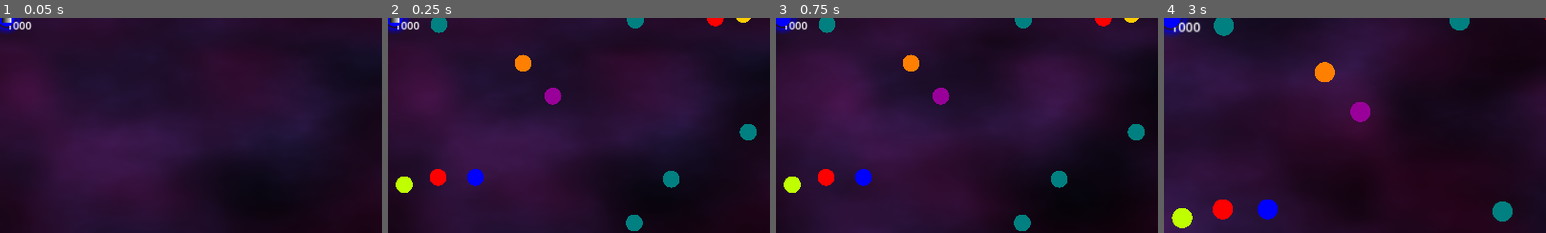
Above: before the commit, frames 1-4 (left to right).
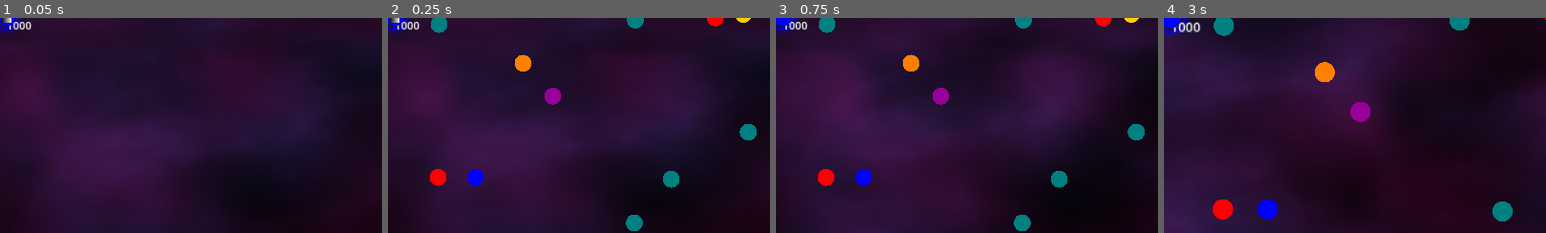
Above: after the commit, the same moments.

Repository: everett-ripley/Colour-Cascade-Game
Game: Godot game, scene res://Scenes/game_scene.tscn
The game is run twice, just before and just after one commit, with the same random seed, the same clock (stepped at 60 frames per second) and the same inputs. The project has no main scene, so this scene is started directly.
Inputs (mouse positions are % of the whole screen's width and height, from its top left):
- Up to frame 1 (0.05 s): no input
- Up to frame 2 (0.25 s): no input
- Up to frame 3 (0.75 s): tap Enter at 0.5 s; move the mouse to (72, 45) at 0.52 s; click (72, 45) at 0.6 s
- Up to frame 4 (3 s): tap R (Reset) at 1.25, 2, 2.75 s; move the mouse to (30, 55) at 1.27 s; click (30, 55) at 1.35 s; move the mouse to (60, 28) at 2.02 s; right-click (60, 28) at 2.1 s; click (60, 28) at 2.3 s; move the mouse to (45, 70) at 2.77 s; tap Mouse wheel up (ZoomIn) at 2.85 s
The pictures show only the part of the screen within x 49-99%, y 50-100%; the shares and areas given below are measured in that part.

Frame 1 is identical in both runs. In frame 2, 0.3% of the frame differs, in the area x 2-7%, y 73-82%; in frame 3, 0.3%; in frame 4, 0.4%, in the area x 2-8%, y 88-98%.

Commit message:
Shockwave

Diff:
--- a/Scenes/chunk.gd
+++ b/Scenes/chunk.gd
@@ -52,8 +52,8 @@
 	if global_position == Vector2.ZERO:
 		for node in colour_nodes:
 			var pos: Vector2 = node.global_position
-			if -5 < pos.x and pos.x < 5:
-				if -5 < pos.y and pos.x < 5:
+			if -5 < pos.x and pos.x < 15:
+				if -5 < pos.y and pos.x < 15:
 					var index : int = colour_nodes.find(node)
 					colour_nodes.remove_at(index)
 					node.queue_free()
--- a/Scenes/colour_node.gd
+++ b/Scenes/colour_node.gd
@@ -6,6 +6,7 @@
 @onready var aura_mat = preload("res://Shaders/aura_shader.tres")
 @onready var sprite := $Sprite2D
 @onready var aura := $AuraSprite
+@onready var shockwave := $ShockWave
 @export var starting_node : bool = false
 @export var game_root:Node2D
 @export_enum("red",
@@ -62,10 +63,11 @@
 	colour = randi_range(0, 11)
 	sprite.material = mat.duplicate()
 	aura.material = aura_mat.duplicate()
+	shockwave.material = shockwave.material.duplicate()
 	if starting_node:
 		change_state(states.active)
-	update_colour()
-
+	update_colour(false)
+	update_shockwave(Vector3.ZERO)
 
 func receive_update(received_colour:int, source:ColourNode):
 	if source.state == states.dead:
@@ -101,10 +103,22 @@
 	update_colour()
 
 
-func update_colour():
+func update_colour(emit_shockwave:bool=true):
 	sprite.material.set("shader_parameter/colour", colour_values[colour])
 	aura.material.set("shader_parameter/colour", colour_values[colour])
+	shockwave.material.set("shader_parameter/colour", colour_values[colour])
 	emit_signal("colour_updated", colour_values[colour])
+	if emit_shockwave:
+		var tween = create_tween()
+		tween.tween_method(update_shockwave, Vector3(0.5, 0.0, 0.4), Vector3(0.0, 0.425, 0.0), 0.9)
+
+
+func update_shockwave(force_size_alpha:Vector3):
+	shockwave.material.set("shader_parameter/force", force_size_alpha[0])
+	shockwave.material.set("shader_parameter/size", force_size_alpha[1])
+	shockwave.material.set("shader_parameter/alpha", force_size_alpha[2])
+
+
 
 func change_state(new:int):
 	match new:
--- a/Scenes/colour_node.tscn
+++ b/Scenes/colour_node.tscn
@@ -1,9 +1,28 @@
-[gd_scene load_steps=8 format=3 uid="uid://08e5m5y4eibo"]
+[gd_scene load_steps=12 format=3 uid="uid://08e5m5y4eibo"]
 
 [ext_resource type="Script" path="res://Scenes/colour_node.gd" id="1_ban6o"]
 [ext_resource type="Texture2D" uid="uid://cfrdm8a233s8e" path="res://Assets/colour_node_circle.tres" id="2_funck"]
 [ext_resource type="Material" uid="uid://dqfpr72jibve6" path="res://Shaders/colour_node_material.tres" id="2_kyfdg"]
 [ext_resource type="Material" uid="uid://dnrchsyfpihd3" path="res://Shaders/aura_shader.tres" id="4_vr6yp"]
+[ext_resource type="Shader" path="res://Scenes/shockwave_shader.gdshader" id="5_rkka5"]
+
+[sub_resource type="ShaderMaterial" id="ShaderMaterial_l8kdy"]
+shader = ExtResource("5_rkka5")
+shader_parameter/colour = Color(0, 0, 0.568627, 0)
+shader_parameter/center = Vector2(0.5, 0.5)
+shader_parameter/force = 0.37
+shader_parameter/size = 0.425
+shader_parameter/alpha = 0.0
+shader_parameter/thickness = 0.145
+
+[sub_resource type="Gradient" id="Gradient_xf0qh"]
+offsets = PackedFloat32Array(1)
+colors = PackedColorArray(1, 1, 1, 0)
+
+[sub_resource type="GradientTexture2D" id="GradientTexture2D_xahdp"]
+gradient = SubResource("Gradient_xf0qh")
+width = 256
+height = 256
 
 [sub_resource type="Gradient" id="Gradient_ruf8m"]
 offsets = PackedFloat32Array(0.986928, 1)
@@ -29,6 +48,12 @@
 scale = Vector2(0.05, 0.05)
 texture = ExtResource("2_funck")
 
+[node name="ShockWave" type="Sprite2D" parent="."]
+z_index = -2
+material = SubResource("ShaderMaterial_l8kdy")
+scale = Vector2(0.455, 0.455)
+texture = SubResource("GradientTexture2D_xahdp")
+
 [node name="AuraSprite" type="Sprite2D" parent="."]
 visible = false
 material = ExtResource("4_vr6yp")
--- a/Scenes/connection.gd
+++ b/Scenes/connection.gd
@@ -22,7 +22,7 @@
 func _process(delta):
 	line.points[1] = to_local(mouse.global_position)#view_port.get_mouse_position() + (camera.global_position - window_size/2)
 	detector.position = line.points[1]
-	if Input.is_action_just_pressed("LMB") and target_node != null and target_node != parent_node and target_node.state != target_node.states.active:
+	if Input.is_action_just_pressed("LMB") and target_node != null and target_node != parent_node and target_node.state == target_node.states.inert:
 		make_connection()
 		if mouse != null:
 			mouse.collision(true)
--- /dev/null
+++ b/Scenes/shockwave_shader.gdshader
@@ -0,0 +1,24 @@
+shader_type canvas_item;
+
+uniform vec3 colour:source_color;
+uniform vec2 center;
+uniform float force;
+uniform float size;
+uniform float alpha;
+uniform float thickness;
+uniform sampler2D SCREEN_TEXTURE : hint_screen_texture, filter_linear_mipmap;
+
+void fragment() {
+	//float ratio = SCREEN_PIXEL_SIZE.x /SCREEN_PIXEL_SIZE.y;
+	//vec2 scaledUV = (UV - vec2(0.5, 0.0))/vec2(ratio, 1.0) + vec2(0.5, 0.0);
+	float mask = (1.0 - smoothstep(size, size + 0.1,length(UV - center))) * smoothstep(size - thickness-0.1, size -thickness,length(UV - center));
+	vec2 disp = normalize(UV - center) * force * mask;
+	COLOR = texture(SCREEN_TEXTURE, SCREEN_UV - disp) + vec4(colour, 0.0);
+	COLOR.a = mask * alpha;
+	//COLOR.rgb = vec3(mask);
+}
+
+//void light() {
+	// Called for every pixel for every light affecting the CanvasItem.
+	// Uncomment to replace the default light processing function with this one.
+//}
Not shown, added: fonts/Silkscreen/Kottke Silkscreen License.txt
Binary file added: fonts/Silkscreen/slkscr.ttf
Not shown, added: fonts/Silkscreen/slkscr.ttf.import
Binary file added: fonts/Silkscreen/slkscrb.ttf
Not shown, added: fonts/Silkscreen/slkscrb.ttf.import
Binary file added: fonts/Silkscreen/slkscre.ttf
Not shown, added: fonts/Silkscreen/slkscre.ttf.import
Binary file added: fonts/Silkscreen/slkscreb.ttf
Not shown, added: fonts/Silkscreen/slkscreb.ttf.import
